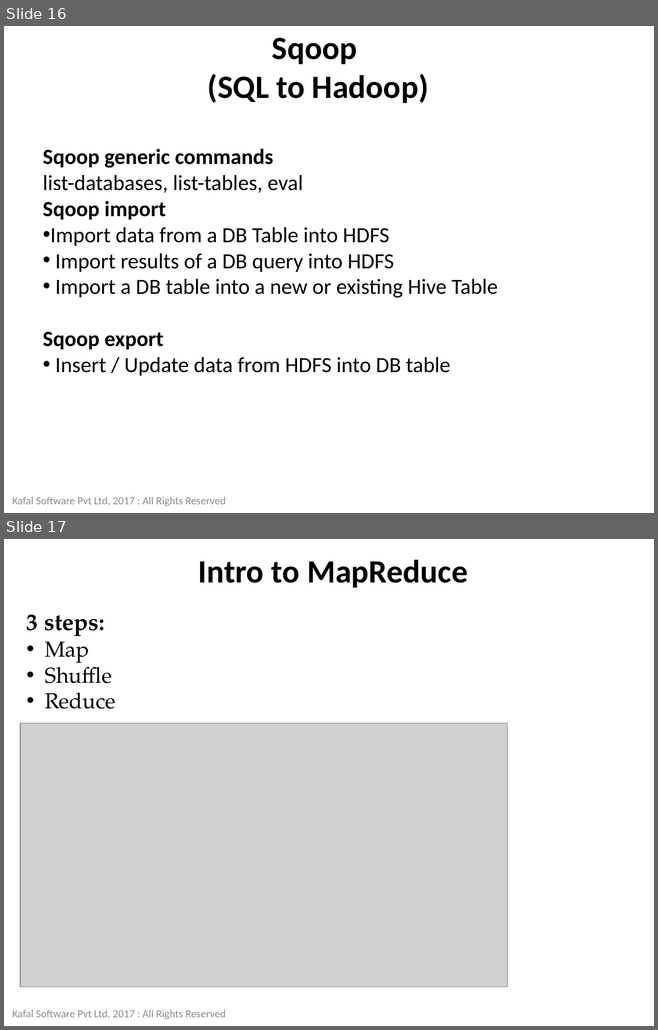
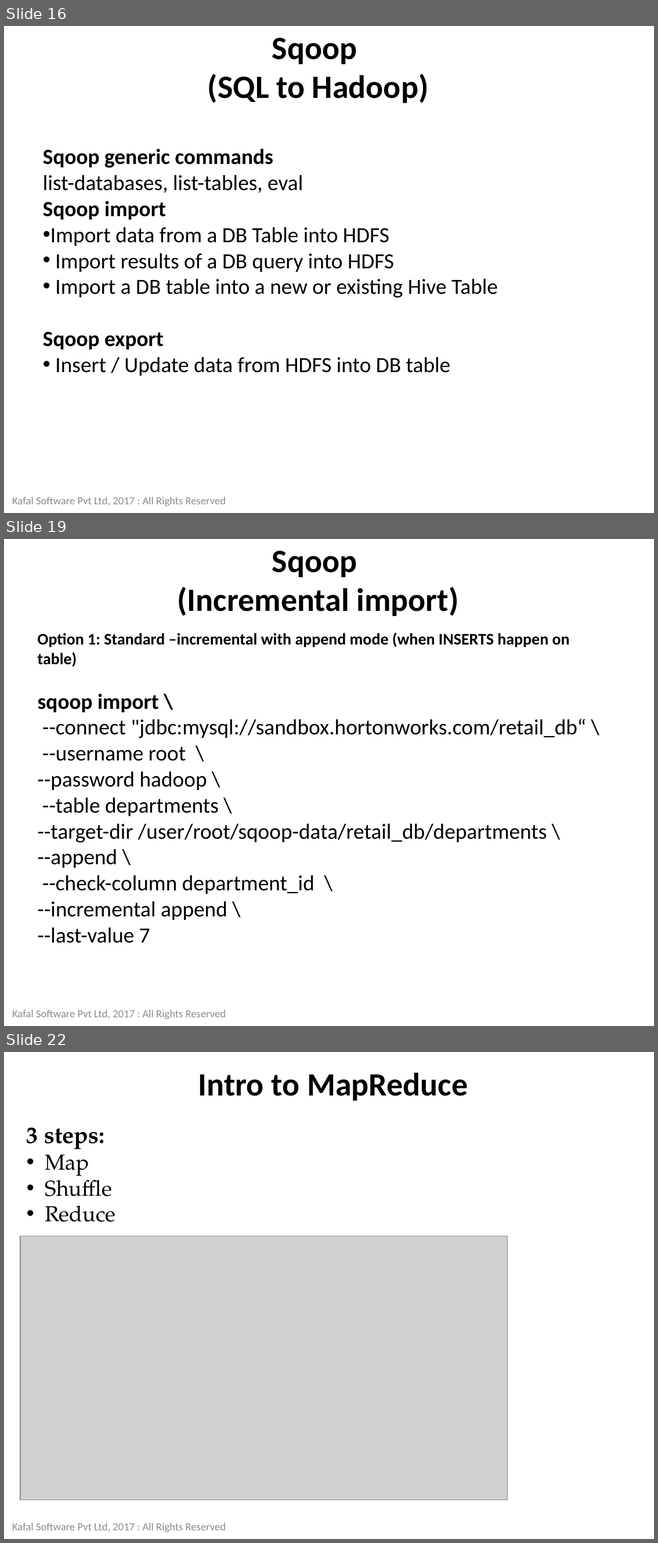
Before and after one commit to ashwinikafalsoft/bigdata-train, a slide deck: Introduction to - Big Data and Hadoop (HDP).pptx. Shown one above the other, each under a label of ours: slides 16 and 17 before the commit, slides 16, 19 and 22 after it; the slides between them are not shown. The pictures are 658x1030 and 658x1543 pixels, drawn with LibreOffice and Linux fonts; fonts in the diff are those of the drawing; grey boxes stand for pictures; background and template pictures are left out. Boxes give left, top, right and bottom in pixels: in the first picture for what was removed or moved away, otherwise in the second. Text is boxed around its words. In the diff, an @@ line names an element or a change of style, - is before the commit and + after.

```diff
--- a/Introduction to - Big Data and Hadoop (HDP).pptx
+++ b/Introduction to - Big Data and Hadoop (HDP).pptx
@@ slide 19 added at [4,539,654,1026], background #FFFFFF @@
@@ title added at [177,551,459,616], 36 pt, text #000000, bold @@
+Sqoop
+(Incremental import)
@@ text added at [38,632,586,943], 24 pt, text #000000 @@
+Option 1: Standard –incremental with append mode (when INSERTS happen on table)
+sqoop import \
+--connect "jdbc:mysql://sandbox.hortonworks.com/retail_db“ \
+--username root \
+--password hadoop \
+--table departments \
+--target-dir /user/root/sqoop-data/retail_db/departments \
+--append \
+--check-column department_id \
+--incremental append \
+--last-value 7
@@ text added at [12,1010,226,1019], 12 pt, text #8C8C8C @@
+Kafal Software Pvt Ltd, 2017 : All Rights Reserved
@@ what was slide 17 is now slide 22 @@
```
Also in this commit, not shown: 4 other slides added, 3 other files.
